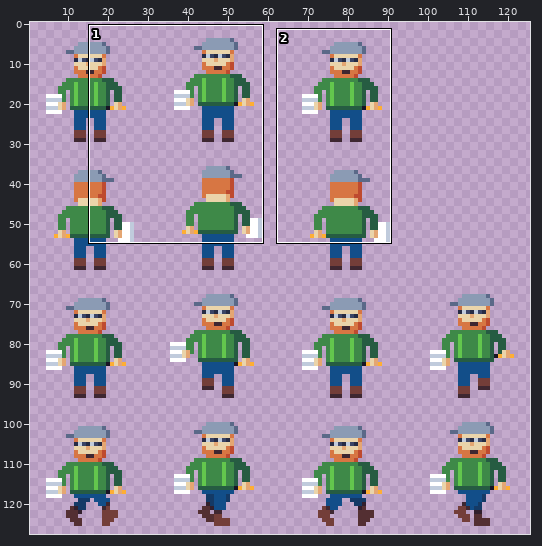
Pixel-art file: assets/textures/characters/pubivisailija_32.aseprite. The first picture is a wide view before the edit; the outline marks the close-up.
Close-up. Before the edit:
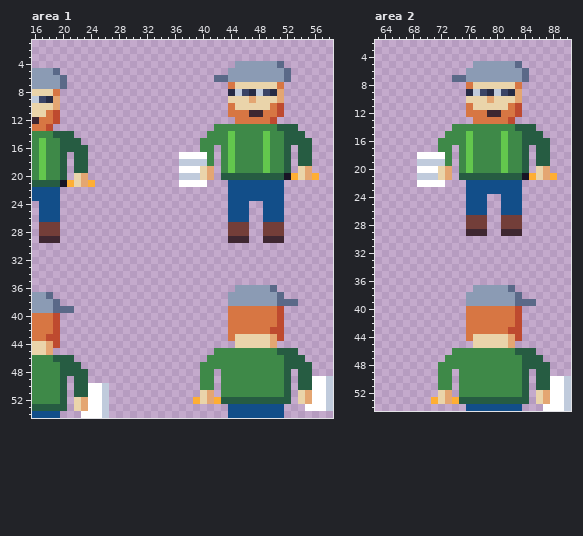
128x128 pixels, 1 frame. Shown: area 1: x 16..58, y 1..54; area 2: x 63..90, y 2..54. The wide view leaves out empty margins. The commit also changed other parts of the picture, which this record leaves out.
Once edited:
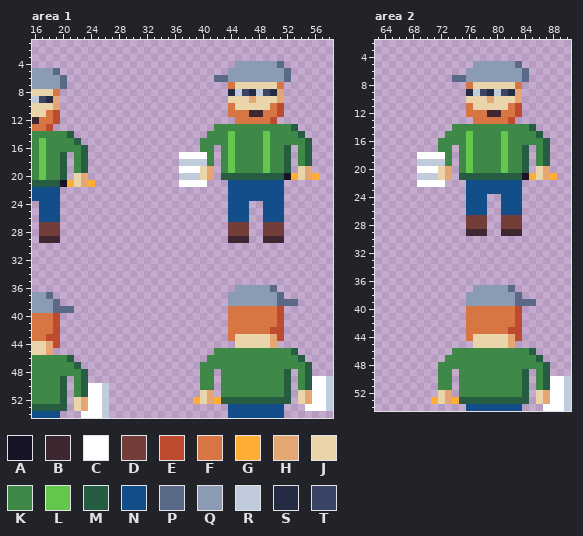
Palette (. is transparent): A #181425  B #3e2731  C #ffffff  D #733e39  E #be4a2f  F #d77643  G #feae34  H #e4a672  J #ead4aa  K #3e8948  L #63c74d  M #265c42  N #124e89  P #5a6988  Q #8b9bb4  R #c0cbdc  S #262b44  T #3a4466
The edit:
Area 1:
y 13: x 51..52 MM -> KK
y 14: x 19..20 MM -> KK; x 52..53 MM -> KK
y 15: x 20..21 MM -> KK; x 52..54 MMM -> KKK
y 16: x 20..22 MMM -> KKK; x 54 M -> K
y 17..18: x 22 M -> K; x 54 M -> K
y 19: x 22 M -> K
y 45: x 51..52 MM -> KK
y 46: x 19..20 MM -> KK; x 52..53 MM -> KK
y 47: x 20..21 MM -> KK; x 52..54 MMM -> KKK
y 48: x 20..22 MMM -> KKK; x 54 M -> K
y 49..50: x 22 M -> K; x 54 M -> K
y 51: x 22 M -> K
Area 2:
y 14: x 83..84 MM -> KK
y 15: x 84..85 MM -> KK
y 16: x 84..86 MMM -> KKK
y 17..19: x 86 M -> K
y 46: x 83..84 MM -> KK
y 47: x 84..85 MM -> KK
y 48: x 84..86 MMM -> KKK
y 49..51: x 86 M -> K
